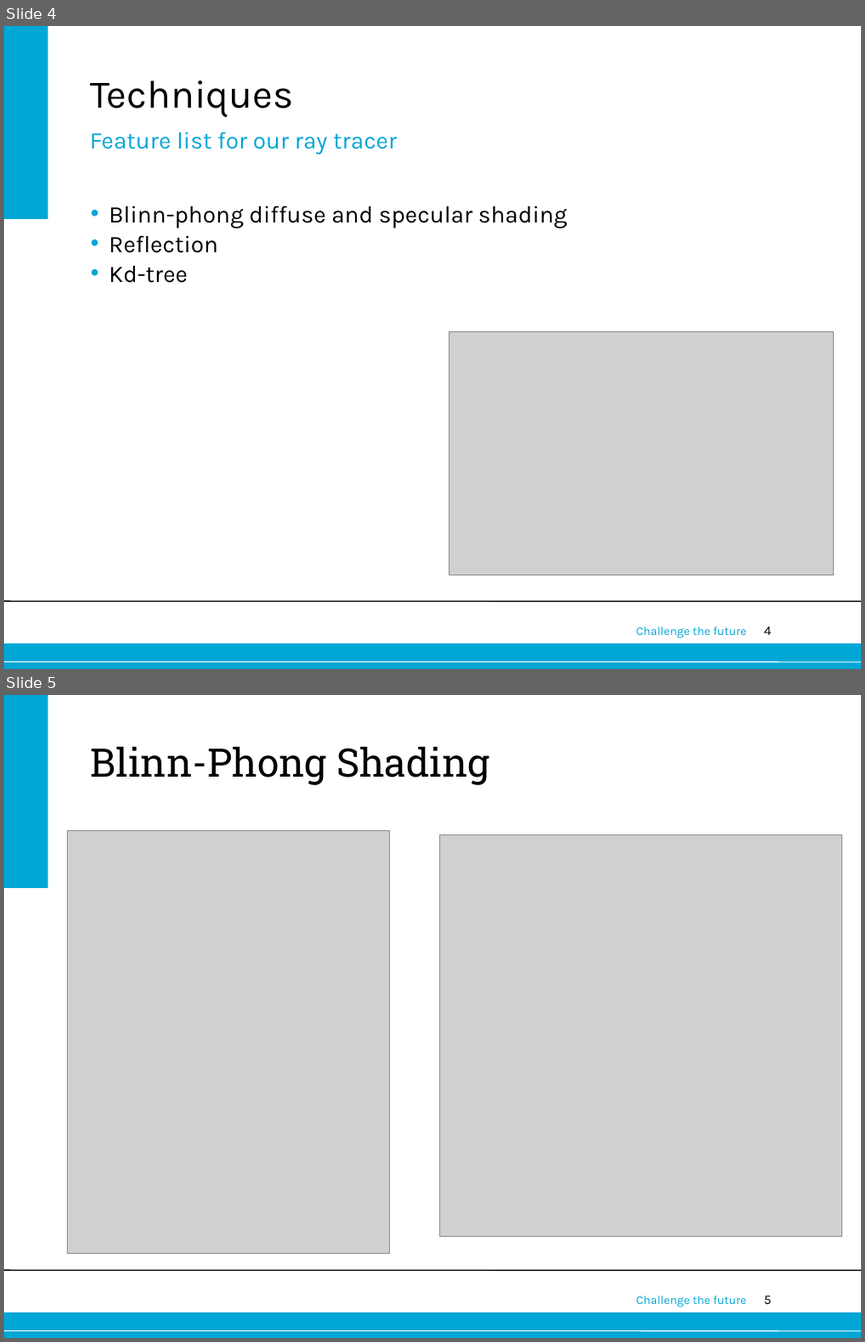
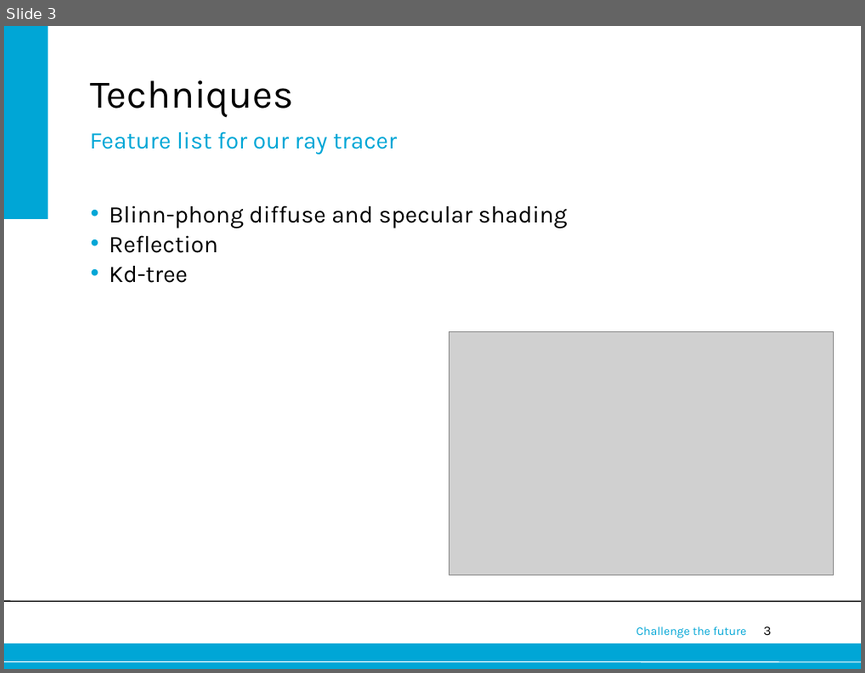
Before and after one commit to Boudewijn26/Computer-Graphics-group-17, a slide deck: docs/Presentation.ppt. Shown one above the other, each under a label of ours: slides 4 and 5 before the commit, slide 3 after it. The pictures are 865x1342 and 865x673 pixels, drawn with LibreOffice and Linux fonts; fonts in the diff are those of the drawing; grey boxes stand for pictures; background and template pictures are left out. Boxes give left, top, right and bottom in pixels: in the first picture for what was removed or moved away, otherwise in the second. Text is boxed around its words. In the diff, an @@ line names an element or a change of style, - is before the commit and + after.

```diff
--- a/docs/Presentation.ppt
+++ b/docs/Presentation.ppt
@@ slide 5 removed at bbox=[4, 695, 861, 1338], background #FFFFFF; not listed: 6 template elements that a slide beside it also shows @@
@@ text removed at bbox=[90, 746, 490, 785] @@
-Blinn-Phong Shading
@@ picture removed at bbox=[68, 830, 390, 1253] @@
@@ picture removed at bbox=[440, 834, 842, 1236] @@
@@ what was slide 4 is now slide 3 @@
@@ page number at bbox=[763, 626, 771, 635]: text changed @@
-4
+3
```
Also in this commit, not shown: 3 slides changed, 1 slide added, 2 other slides removed.
